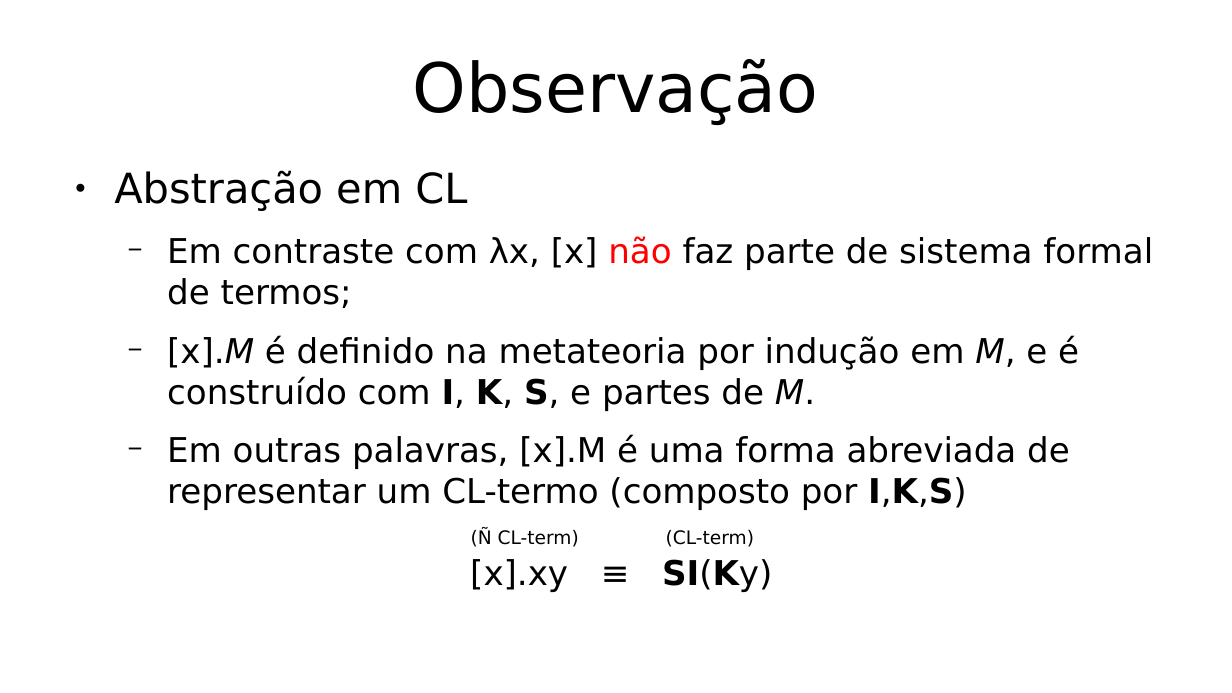
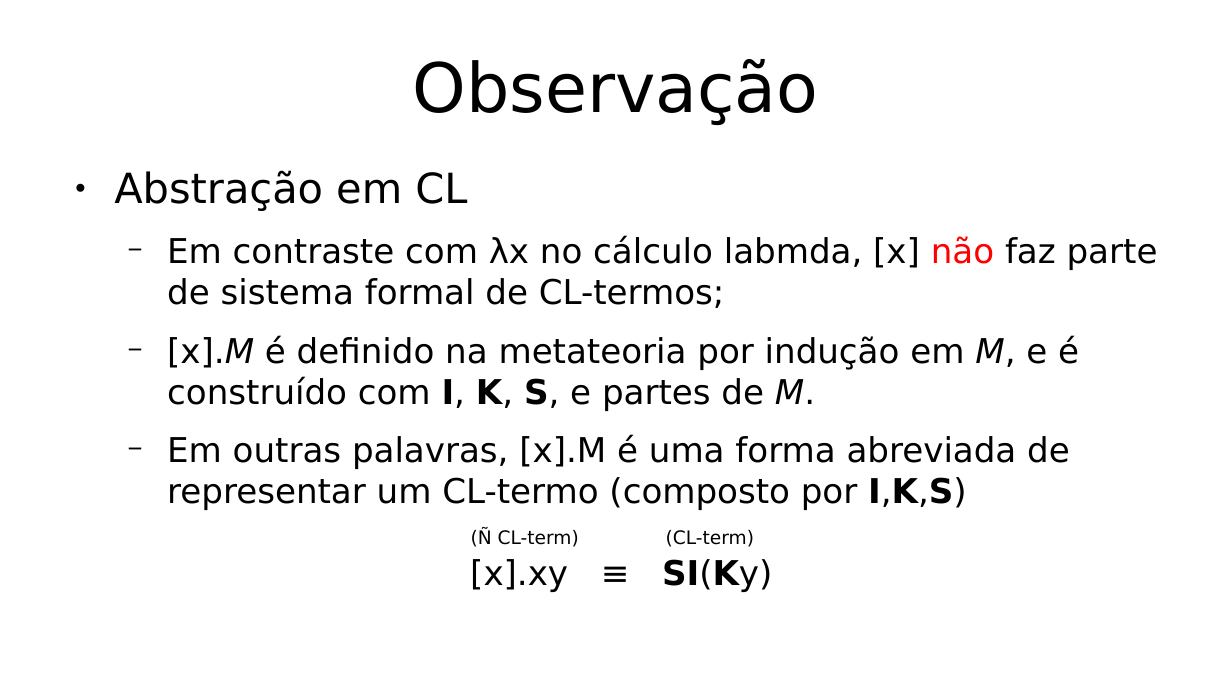
Before and after one commit to hlah/teoria_da_computacao, a slide deck: slide 18 of pesquisa/slides.odp. Drawn at 1232x693 pixels with LibreOffice and Linux fonts; fonts in the diff are those of the drawing. Boxes give left, top, right and bottom in pixels: in the first picture for what was removed or moved away, otherwise in the second. Text is boxed around its words. In the diff, an @@ line names an element or a change of style, - is before the commit and + after.

```diff
--- a/pesquisa/slides.odp
+++ b/pesquisa/slides.odp
@@ text at [167, 236, 1158, 308]: text changed @@
-  − Em contraste com λx, [x] não faz parte de sistema formal de termos;
+  − Em contraste com λx no cálculo labmda, [x] não faz parte de sistema formal de CL-termos;
```
Also in this commit, not shown: 3 other slides changed.
